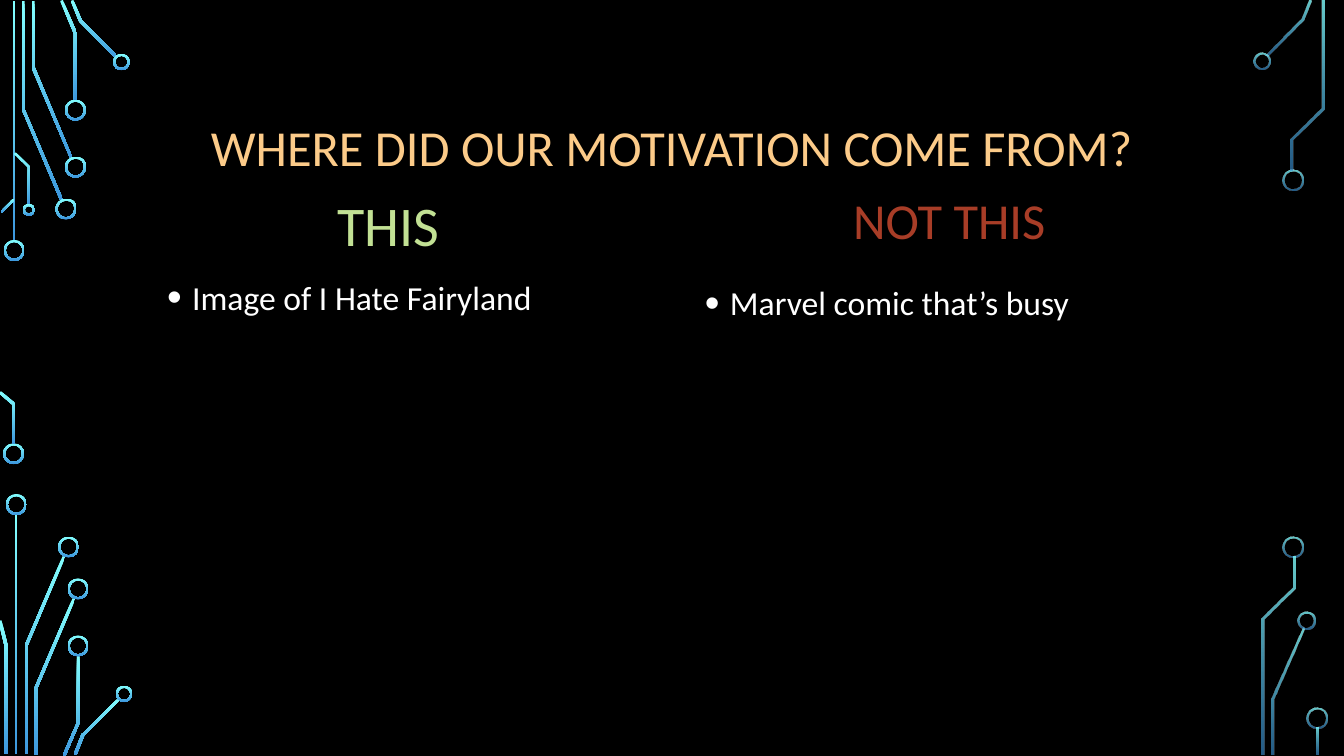
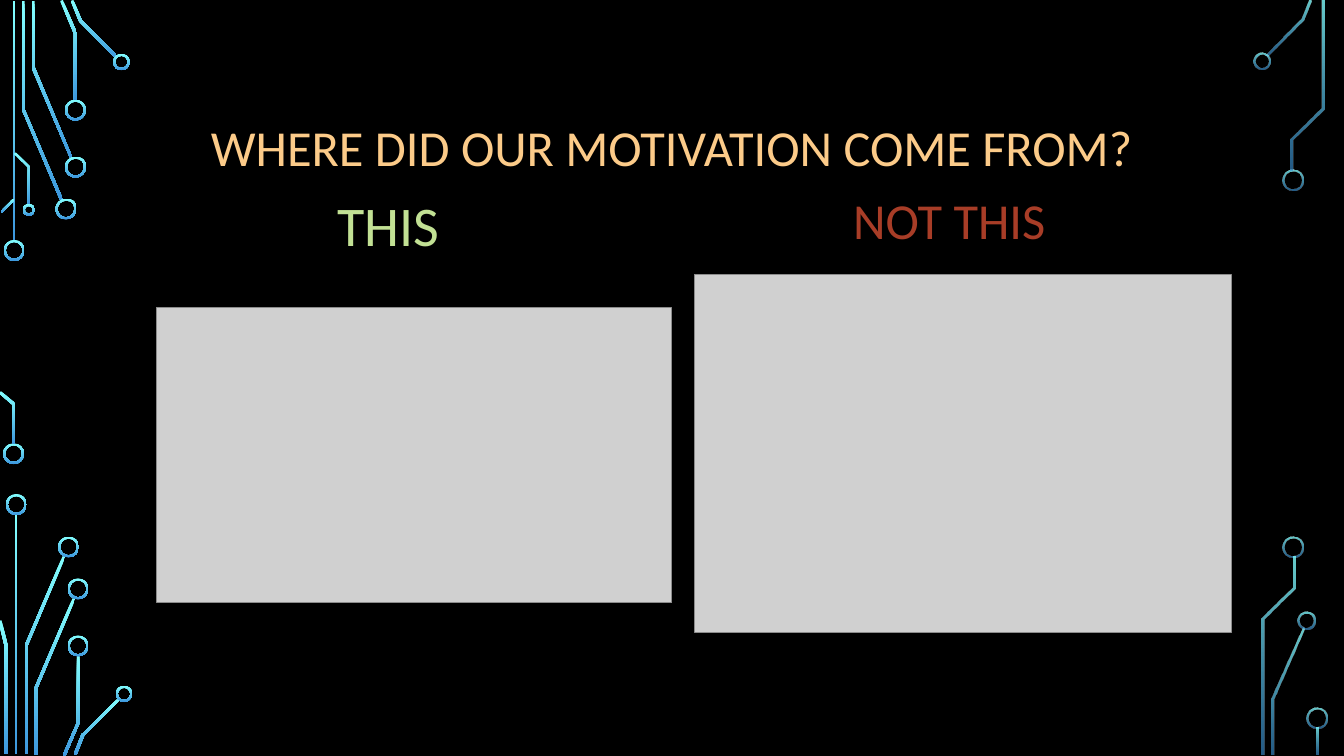
Before and after one commit to maximilianc88/ComiCall, a slide deck: slide 4 of ComiCall Presentation.pptx. Drawn at 1344x756 pixels with LibreOffice and Linux fonts; fonts in the diff are those of the drawing; grey boxes stand for pictures; background and template pictures are left out. Boxes give left, top, right and bottom in pixels: in the first picture for what was removed or moved away, otherwise in the second. Text is boxed around its words. In the diff, an @@ line names an element or a change of style, - is before the commit and + after.

```diff
--- a/ComiCall Presentation.pptx
+++ b/ComiCall Presentation.pptx
@@ text removed at bbox=[192, 286, 531, 316] @@
-• Image of I Hate Fairyland
@@ picture added at bbox=[695, 275, 1231, 633] @@
@@ text removed at bbox=[730, 291, 1069, 321] @@
-• Marvel comic that’s busy
@@ picture added at bbox=[157, 308, 673, 602] @@
```
Also in this commit, not shown: 4 other slides changed, 3 slides added, 1 other file.
